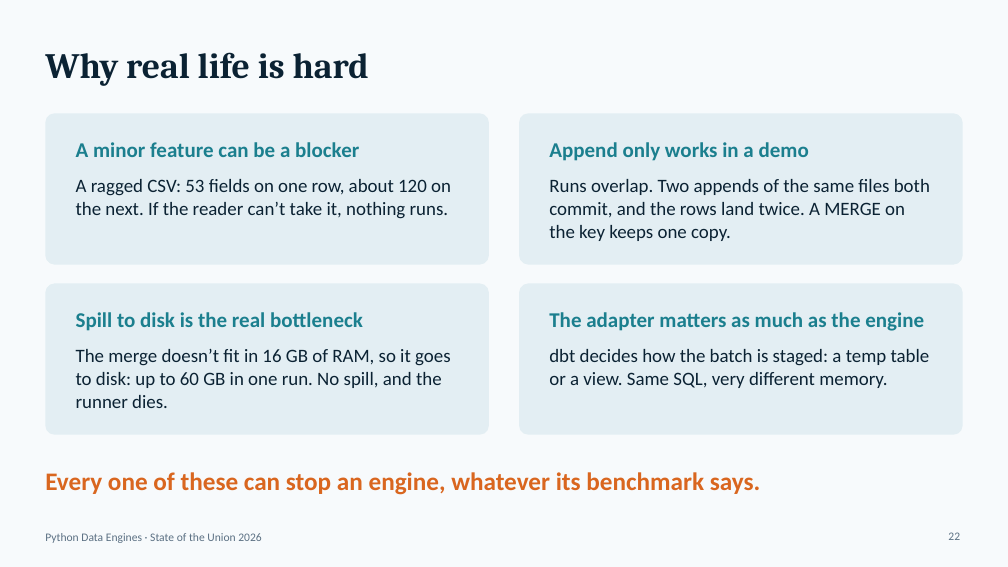
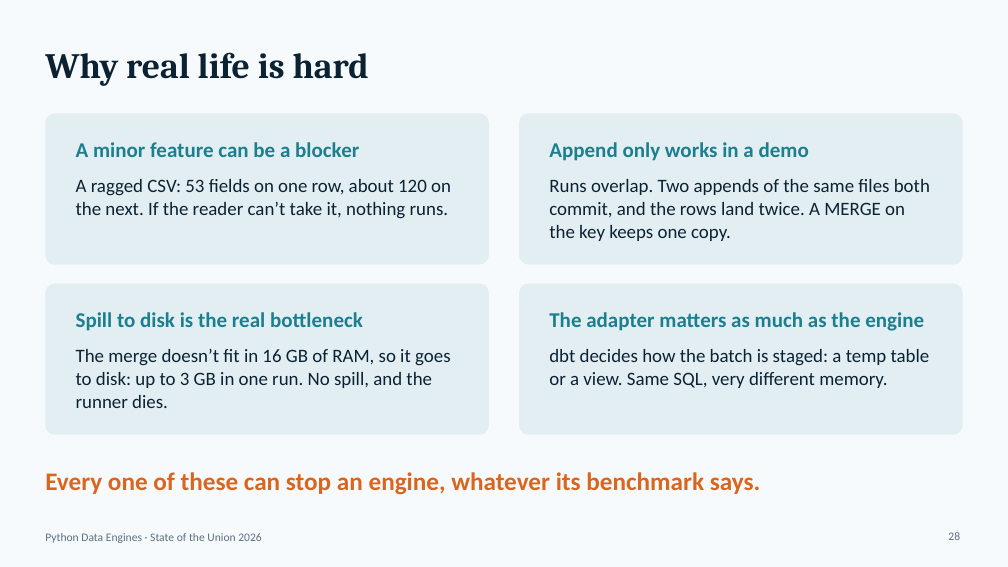
Before and after one commit to djouallah/presentations, a slide deck: slide 28 of python-engine/state-of-the-union-python-engines-2026.pptx (slide 22 before the commit). Drawn at 1008x567 pixels with LibreOffice and Linux fonts; fonts in the diff are those of the drawing. Boxes give left, top, right and bottom in pixels: in the first picture for what was removed or moved away, otherwise in the second. Text is boxed around its words. In the diff, an @@ line names an element or a change of style, - is before the commit and + after.

```diff
--- a/python-engine/state-of-the-union-python-engines-2026.pptx
+++ b/python-engine/state-of-the-union-python-engines-2026.pptx
@@ text at (x1=76, y1=349, x2=451, y2=408): text changed @@
-The merge doesn’t fit in 16 GB of RAM, so it goes to disk: up to 60 GB in one run. No spill, and the runner dies.
+The merge doesn’t fit in 16 GB of RAM, so it goes to disk: up to 3 GB in one run. No spill, and the runner dies.
@@ page number at (x1=948, y1=532, x2=960, y2=540): text changed @@
-22
+28
```
Also in this commit, not shown: 1 other slide changed, 6 slides added, 8 other files.
